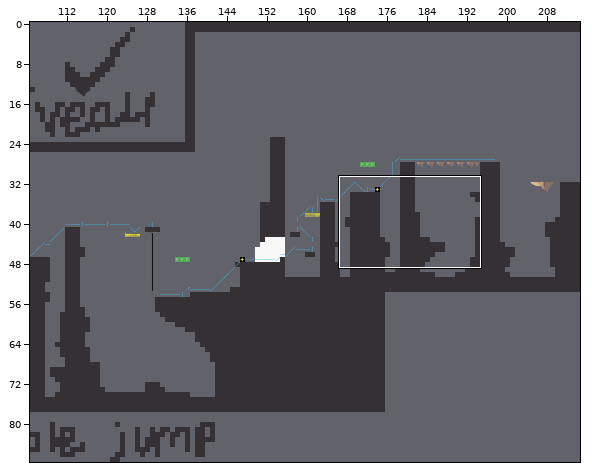
Tiled map, stored at assets/tilemaps/LD.tmx. Above, an overview of the earlier version with the close-up marked.
Close-up. Before:
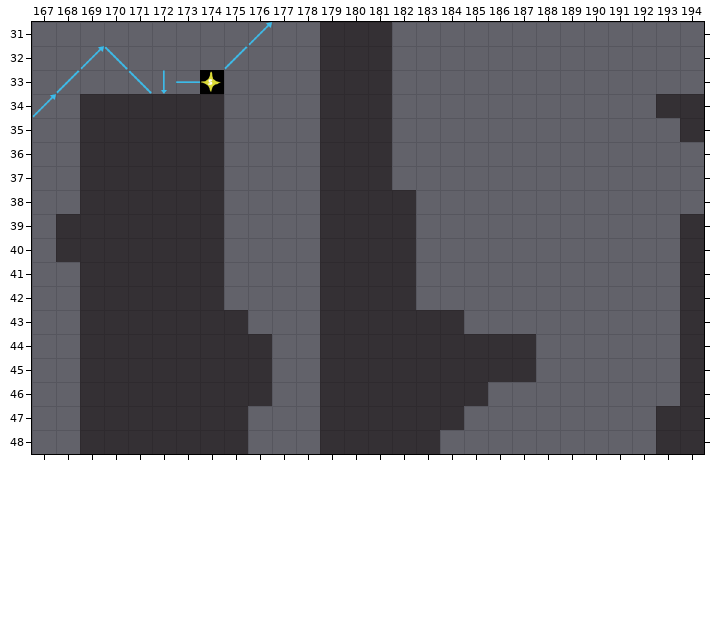
Cells are 64x64 px. Shown: x 167..194, y 31..48. The commit also changed other parts of the map, which this record leaves out. The old version is drawn lined up with the new one.
And afterwards:
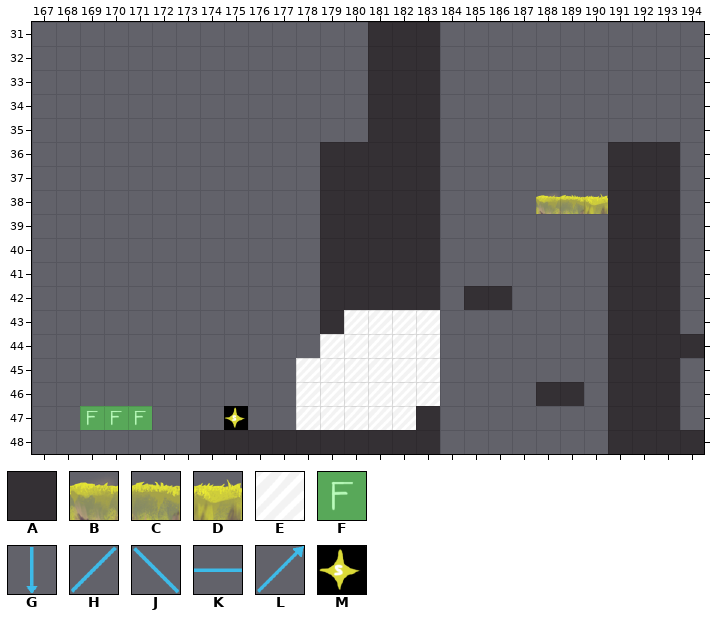
Key: from "Alpha_test1": A 116; from "platformPack_tilesheet_LD": B 185, C 186, D 187, E 291, F 293, G 308, H 311, J 312, K 337, L 339, M 345.
_ is an empty cell.
The exact change:
map size 224x88 -> 310x88 cells
Layer "fond/maisons":
Tile E is added in row 43 at x 180 to 183; in row 44 at x 179 to 183; in rows 45 to 46 at x 178 to 183; in row 47 at x 178 to 182.
Layer "base":
Tile A is added in rows 31 to 35 at x 182 to 183; in rows 36 to 37 at x 182 to 183 and 191 to 193; in rows 38 to 41 at x 183 and 191 to 193; in row 42 at x 183, 185 to 186 and 191 to 193; in rows 43 to 45 at x 191 to 193; in row 46 at x 188 to 189 and 191 to 193.
Tile A is added in row 47 at x 191 to 192; in row 48 at x 176 to 178 and 191 to 192.
The author cleared tile A in rows 31 to 33 at x 179 to 180; in row 34 at x 169 to 174, 179 to 180 and 193 to 194; in row 35 at x 169 to 174, 179 to 180 and 194; in rows 36 to 38 at x 169 to 174; in rows 39 to 40 at x 168 to 174 and 194; in rows 41 to 42 at x 169 to 174 and 194.
The author cleared tile A in row 43 at x 169 to 175, 180 to 184 and 194; in row 44 at x 169 to 176 and 179 to 187; in row 45 at x 169 to 176, 179 to 187 and 194; in row 46 at x 169 to 176, 179 to 185 and 194; in row 47 at x 169 to 175, 179 to 182, 184 and 194; in row 48 at x 169 to 173.
Layer "plat":
Tile B is added in row 38 at x 188.
Tile C is added in row 38 at x 189.
Tile D is added in row 38 at x 190.
Layer "faille":
Tile F is added in row 47 at x 169 to 171.
Layer "save":
Tile M is added in row 47 at x 175.
The author cleared tile M in row 33 at x 174.
Layer "chemin joueur":
The author cleared tile G in row 33 at x 172.
The author cleared tile H in row 32 at x 175; in row 33 at x 168.
The author cleared tile J in row 32 at x 170; in row 33 at x 171.
The author cleared tile K in row 33 at x 173.
The author cleared tile L in row 31 at x 176; in row 32 at x 169; in row 34 at x 167.
